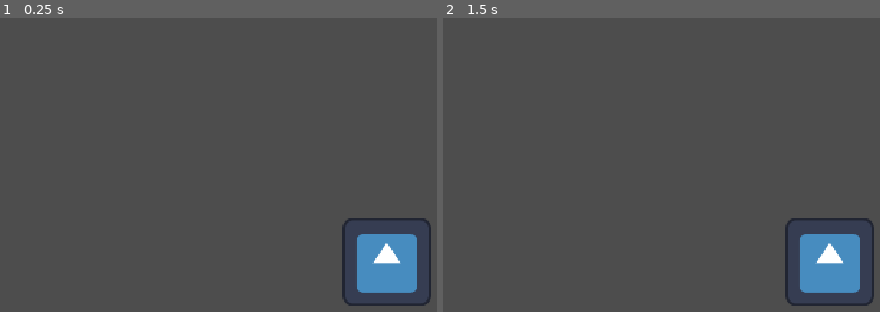
Above: before the commit, frames 1-2 (left to right).
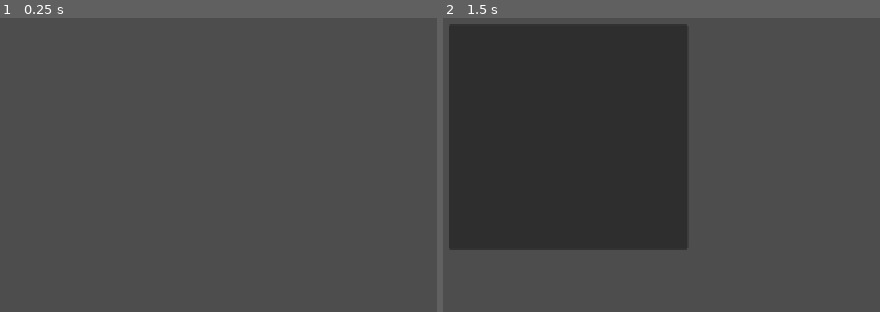
Above: after the commit, the same moments.

Repository: Pudding3160/cookie-jam
Game: Godot game, scene res://Code/Distractions/distraction-test.tscn
The game is run twice, just before and just after one commit, with the same random seed, the same clock (stepped at 60 frames per second) and the same inputs. Before the commit the project starts from res://Scenes/main.tscn. The engine's default icon, where the game draws it, is replaced by a stand-in: a white triangle on a blue panel in a dark square.
Inputs (mouse positions are in pixels of both pictures, inside the frame that each line leads up to):
- Up to frame 1 (0.25 s): no input
- Up to frame 2 (1.5 s): tap Enter at 0.5 s; move the mouse to (744, 115) at 0.52 s; click (744, 115) at 0.67 s; tap Space at 1.25 s; drag from (outside the picture) to (526, 226) at 1.27 s

The runs differ from the first frame. In frame 1, 3.5% of the frame differs, in the area x 78-99%, y 68-98%; in frame 2, 45%, in the area x 1-99%, y 2-98%.

Commit message:
works kinda methinks

Diff:
--- /dev/null
+++ b/Code/Distractions/distraction-test.tscn
@@ -0,0 +1,13 @@
+[gd_scene format=3 uid="uid://ypdivs358i8p"]
+
+[ext_resource type="Script" uid="uid://ctusgm2c2dauf" path="res://Code/Distractions/virus/virus_controller.gd" id="1_at0p6"]
+[ext_resource type="PackedScene" uid="uid://ch2cpbw0hdjw5" path="res://Code/Distractions/virus/virus_distraction.tscn" id="2_woo7t"]
+
+[node name="DistractionTest" type="Node2D" unique_id=1038323479]
+
+[node name="VirusController" type="Node" parent="." unique_id=146978893]
+script = ExtResource("1_at0p6")
+interval = 1
+difficulty = 50
+distraction_scene = ExtResource("2_woo7t")
+metadata/_custom_type_script = "uid://ctusgm2c2dauf"
--- /dev/null
+++ b/Code/Distractions/distraction_controller_base.gd
@@ -0,0 +1,39 @@
+class_name DistractionControllerBase extends Node
+
+@export var interval := 30;
+var interval_buffer;
+@export var difficulty := 1;
+@export var max_rand_num := 30;
+@export var distraction_scene: PackedScene
+var is_destraction_active := false;
+
+# Called when the node enters the scene tree for the first time.
+func _ready() -> void:
+	interval_buffer = interval;
+
+
+# Called every frame. 'delta' is the elapsed time since the previous frame.
+func _process(delta: float) -> void:
+	# If the number of children is greater than zero, the distraction is active
+	is_destraction_active = get_child_count() > 0;
+	if (is_destraction_active): return;
+
+	# Decrease interval buffer
+	interval_buffer -= delta;
+	if interval_buffer > 0.0: return;
+
+	# Reset the timer for future use
+	interval_buffer = interval;
+
+	# Check for spawn chance
+	#if !can_spawn(0, max_rand_num): return;	# Will be added later
+	start_game();
+
+func can_spawn(min: int, max: int) -> bool:
+	var rng = RandomNumberGenerator.new();
+	return difficulty > rng.randi_range(min, max);
+
+
+func start_game() -> void:
+	var scene_instance = distraction_scene.instantiate();
+	add_child(scene_instance);
--- /dev/null
+++ b/Code/Distractions/virus/virus_controller.gd
@@ -0,0 +1 @@
+class_name VirusController extends DistractionControllerBase
--- /dev/null
+++ b/Code/Distractions/virus/virus_controller.tscn
@@ -0,0 +1,11 @@
+[gd_scene format=3 uid="uid://c8ucy3wl4jhf2"]
+
+[ext_resource type="Script" uid="uid://ctusgm2c2dauf" path="res://Code/Distractions/virus/virus_controller.gd" id="1_dl6fc"]
+[ext_resource type="PackedScene" uid="uid://ch2cpbw0hdjw5" path="res://Code/Distractions/virus/virus_distraction.tscn" id="2_h18mq"]
+
+[node name="VirusController" type="Node" unique_id=1003081880]
+script = ExtResource("1_dl6fc")
+interval = 1
+difficulty = 50
+distraction_scene = ExtResource("2_h18mq")
+metadata/_custom_type_script = "uid://ctusgm2c2dauf"
--- /dev/null
+++ b/Code/Distractions/virus/virus_distraction.tscn
@@ -0,0 +1,56 @@
+[gd_scene format=3 uid="uid://ch2cpbw0hdjw5"]
+
+[sub_resource type="GDScript" id="GDScript_nyymt"]
+resource_name = "virus"
+script/source = "extends CanvasLayer
+
+@export var required_presses := 10;
+
+func _on_area_2d_input_event(_viewport: Node, event: InputEvent, _shape_idx: int) -> void:
+	print(event);
+	if event is not InputEventMouseButton: return;
+	print(event);
+	if !event.is_pressed(): return;
+	required_presses -= 1;
+	if required_presses == 0: queue_free();
+"
+
+[sub_resource type="RectangleShape2D" id="RectangleShape2D_r5n4g"]
+size = Vector2(350, 325)
+
+[node name="VirusDistraction" type="CanvasLayer" unique_id=1292400872]
+script = SubResource("GDScript_nyymt")
+
+[node name="Area2D" type="Area2D" parent="." unique_id=1811731787]
+position = Vector2(577, 324)
+
+[node name="CollisionShape2D" type="CollisionShape2D" parent="Area2D" unique_id=1445445387]
+shape = SubResource("RectangleShape2D_r5n4g")
+
+[node name="Control" type="Control" parent="." unique_id=373818967]
+layout_mode = 3
+anchors_preset = 15
+anchor_right = 1.0
+anchor_bottom = 1.0
+grow_horizontal = 2
+grow_vertical = 2
+mouse_filter = 2
+
+[node name="MarginContainer" type="MarginContainer" parent="Control" unique_id=1271615703]
+layout_mode = 1
+anchors_preset = -1
+anchor_left = 0.35
+anchor_top = 0.25
+anchor_right = 0.65
+anchor_bottom = 0.75
+offset_left = 0.8000183
+offset_right = 0.7999878
+grow_horizontal = 2
+grow_vertical = 2
+mouse_filter = 2
+
+[node name="PanelContainer" type="PanelContainer" parent="Control/MarginContainer" unique_id=1475109918]
+layout_mode = 2
+mouse_filter = 2
+
+[connection signal="input_event" from="Area2D" to="." method="_on_area_2d_input_event"]
--- a/project.godot
+++ b/project.godot
@@ -11,7 +11,7 @@
 [application]
 
 config/name="cookie-jam"
-run/main_scene="uid://coglnalw35w4f"
+run/main_scene="uid://ypdivs358i8p"
 config/features=PackedStringArray("4.7", "GL Compatibility")
 config/icon="res://icon.svg"
 
Not shown, added: Code/Distractions/distraction_controller_base.gd.uid
Not shown, added: Code/Distractions/virus/virus_controller.gd.uid
